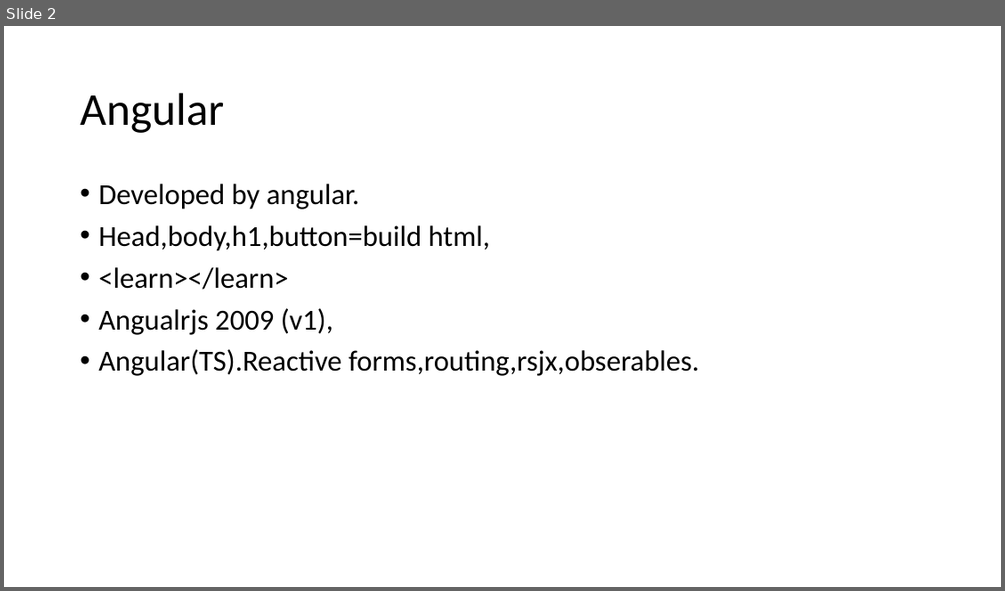
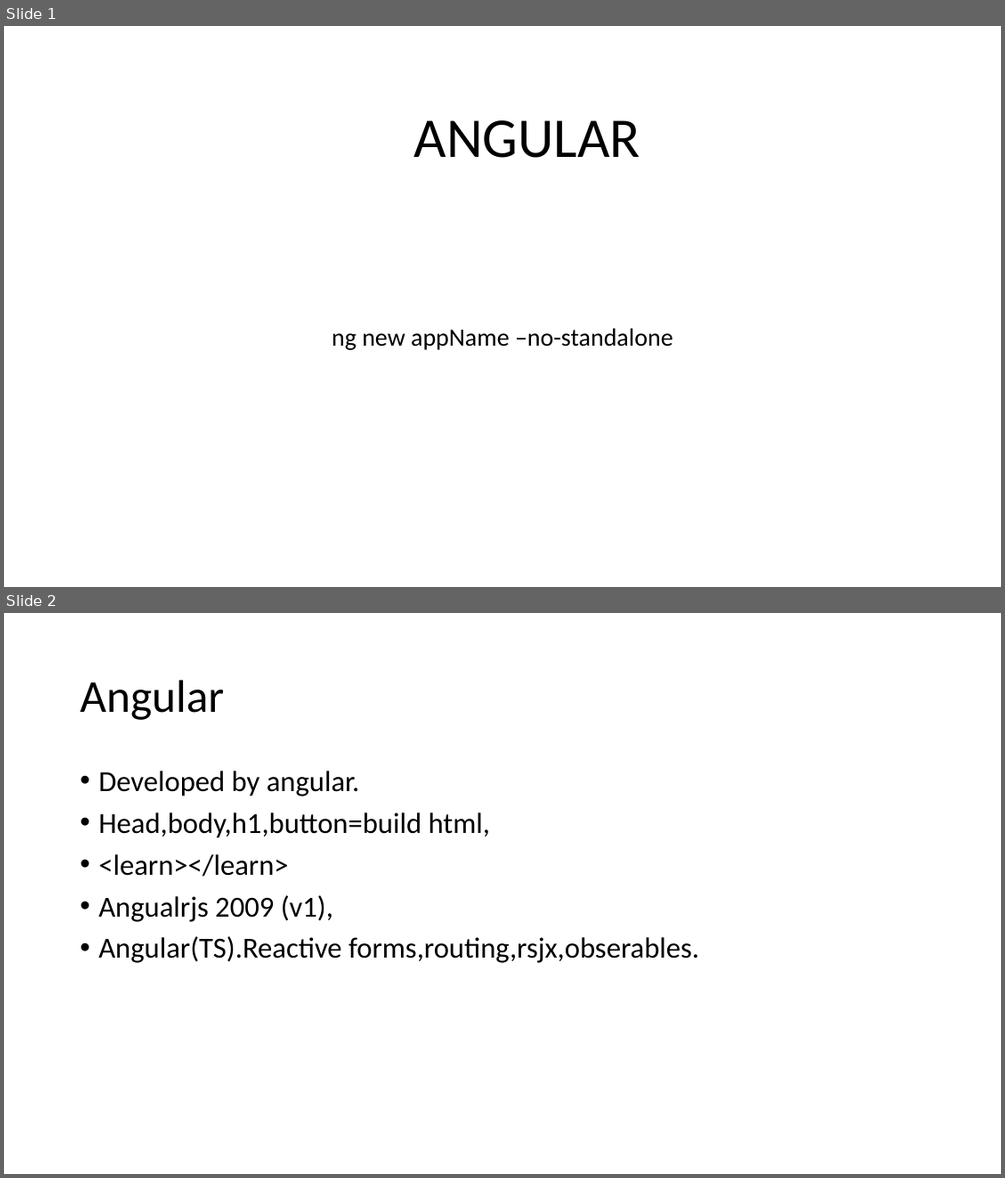
Before and after one commit to 00Maddy/angularDemo, a slide deck: ANGULAR.pptm. Shown one above the other, each under a label of ours: slide 2 before the commit, slides 1 and 2 after it. The pictures are 1005x591 and 1005x1178 pixels, drawn with LibreOffice and Linux fonts; fonts in the diff are those of the drawing. Boxes give left, top, right and bottom in pixels: in the first picture for what was removed or moved away, otherwise in the second. Text is boxed around its words. In the diff, an @@ line names an element or a change of style, - is before the commit and + after.

```diff
--- a/ANGULAR.pptm
+++ b/ANGULAR.pptm
@@ slide 1 added at (x1=4, y1=26, x2=1001, y2=587), background #FFFFFF @@
@@ title added at (x1=414, y1=120, x2=640, y2=158), 54 pt, text #000000 @@
+ANGULAR
@@ subtitle added at (x1=332, y1=328, x2=673, y2=350), 24 pt, text #000000 @@
+ng new appName –no-standalone
```
Also in this commit, not shown: 1 slide changed, 2 other slides added, 1 slide removed, 4 other files.
